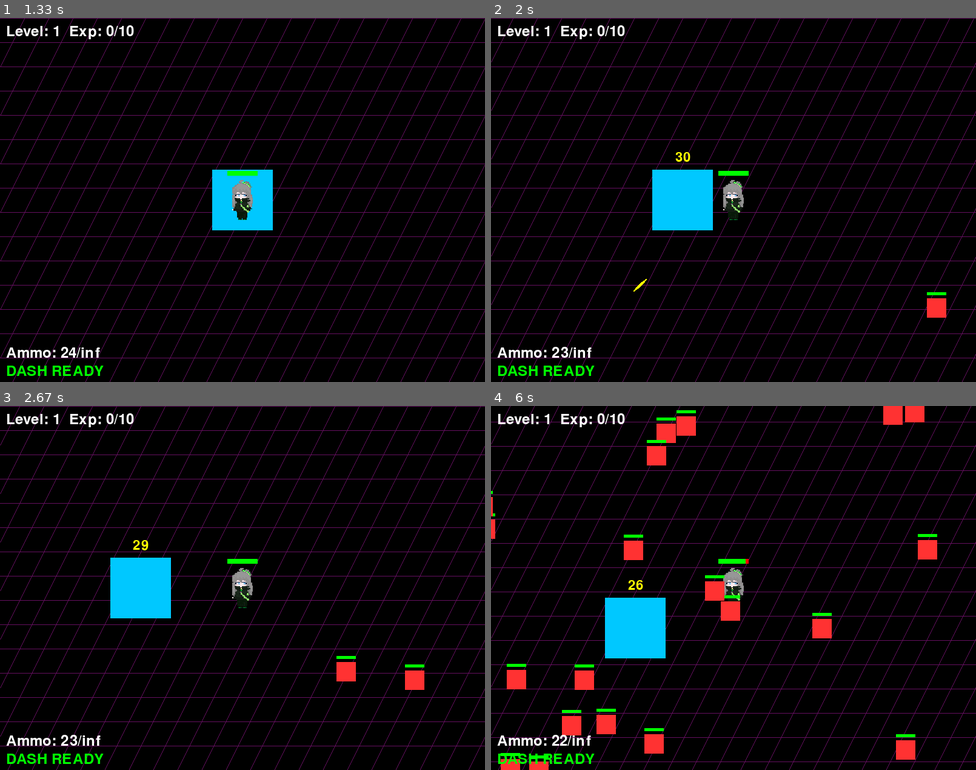
Above: before the commit, frames 1-4 (two rows, left to right).
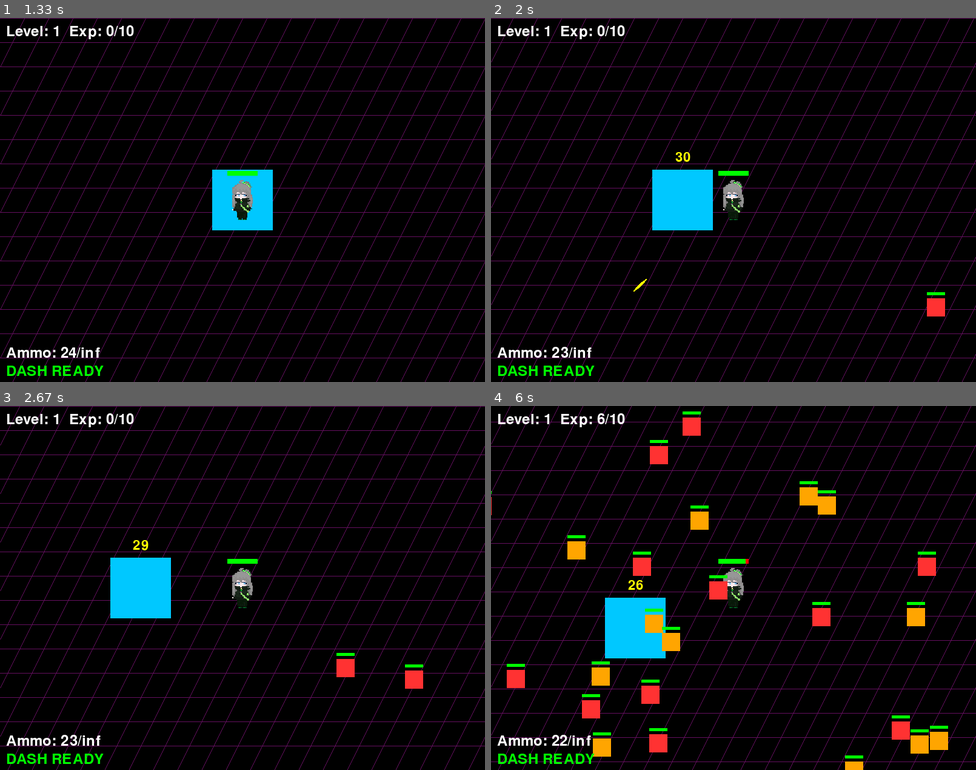
Above: after the commit, the same moments.

Repository: playker09/pygame-project
Game: pygame game, started from scenes/main.py
The game is run twice, just before and just after one commit, with the same random seed, the same clock (stepped at 60 frames per second) and the same inputs.
Inputs (mouse positions are in pixels of both pictures, inside the frame that each line leads up to):
- Up to frame 1 (1.33 s): click "Start" at 0.38 s; click "DMR" at 0.72 s; click "Level: 1 Exp: 0/10" at 1.05 s
- Up to frame 2 (2 s): hold R 1.33-1.8 s; hold D 1.33-1.8 s; tap E at 1.48 s; click "DASH READY" at 1.88 s
- Up to frame 3 (2.67 s): hold D 2.17-2.63 s; move the mouse to (92, 533) at 2.2 s
- Up to frame 4 (6 s): hold W 2.67-2.97 s; tap E at 2.82, 4.22, 5.32 s; hold D 3-3.47 s; hold A 3.5-4.03 s; hold S 4.07-4.37 s; click (743, 464) at 4.45 s; hold A 4.73-5.13 s; hold W 5.17-5.53 s; hold D from 5.57 s (still down)

Frame 1 is identical in both runs. In frame 2, less than 0.1% of the frame differs, in the area x 89-94%, y 75-83%; in frame 3, 0.2%; in frame 4, 6.8%, in the area x 0-95%, y 0-100%.

Commit message:
sound 추가

Diff:
--- a/classes/entity.py
+++ b/classes/entity.py
@@ -12,7 +12,7 @@
 
 
 class Enemy(pygame.sprite.Sprite):
-    def __init__(self, x, y, size=30, speed=3, max_hp=2, damage=3, damage_cooldown=1000):
+    def __init__(self, x, y, size=30, speed=2.5, max_hp=2, damage=5, damage_cooldown=900):
         super().__init__()
         self.image = pygame.Surface((size, size))
         self.image.fill(ENEMY_COLOR)
@@ -63,6 +63,16 @@
         hp_ratio = self.hp / self.max_hp
         pygame.draw.rect(surface, (255, 0, 0), (bar_x, bar_y, bar_width, bar_height))
         pygame.draw.rect(surface, (0, 255, 0),(bar_x, bar_y, bar_width * hp_ratio, bar_height))
+
+class FastEnemy(Enemy):
+    def __init__(self, x, y):
+        super().__init__(x, y, max_hp=2, speed=3.2, damage=3, damage_cooldown=500)
+        self.image.fill((255, 165, 0))  # 주황색
+
+class TankEnemy(Enemy):
+    def __init__(self, x, y):
+        super().__init__(x, y, max_hp=10, speed=2, damage=7, damage_cooldown=1500, size=45)
+        self.image.fill((128, 0, 128))  # 보라색
 
 class Wall(pygame.sprite.Sprite):
     def __init__(self, x, y):
@@ -167,7 +177,7 @@
 def spawn_enemies(
         player, enemies, all_sprites,
         spawn_timer, current_time,
-        base_interval=300,          # 기본 스폰 주기 (tick 단위)
+        base_interval=180,          # 기본 스폰 주기 (tick 단위)
         base_num=5,                # 기본 스폰 수
         margin=600,                 # 플레이어 최소 거리
         spawn_radius=1200,          # 최대 거리
@@ -200,12 +210,17 @@
                     spawn_y = max(0, min(MAP_HEIGHT - enemy_size, spawn_y))
 
                     # 새 적 생성
-                    new_enemy = Enemy(
-                        spawn_x, spawn_y,
-                        size=enemy_size,
-                        speed=enemy_speed,
-                        max_hp=1 + level_scale
-                    )
+                    enemy_class = random.choices(
+                        [Enemy, FastEnemy, TankEnemy],
+                        weights=[0.7, 0.29, 0.01],  # 등장 확률 조정
+                        k=1
+                    )[0]
+
+                    new_enemy = enemy_class(spawn_x, spawn_y)
+
+                    # HP 스케일 적용 (기존 level_scale)
+                    new_enemy.max_hp += int(level_scale)
+                    new_enemy.hp = new_enemy.max_hp
 
                     if not pygame.sprite.spritecollideany(new_enemy, enemies):
                         enemies.add(new_enemy)
--- a/classes/player.py
+++ b/classes/player.py
@@ -6,7 +6,7 @@
 class Player(pygame.sprite.Sprite):
     def __init__(self):
         super().__init__()
-        self.original_image = pygame.image.load("image//player.png").convert_alpha()
+        self.original_image = pygame.image.load("assets//image//player.png").convert_alpha()
         self.original_image = pygame.transform.scale(self.original_image, (34, 66))
         self.image = self.original_image.copy()
         self.rect = self.image.get_rect(center=(MAP_WIDTH/2, MAP_HEIGHT/2))
@@ -26,8 +26,8 @@
         # 주무기 & 무기 선택
         self.weapons = {
             "dmr": Weapon("DMR", fire_rate=130, spread=1, mode="single", mag_size=25, reload_time=900, damage=3.5),
-            "smg": Weapon("SMG", fire_rate=100, spread=5, mode="auto", reload_time=1200),
-            "rifle": Weapon("Rifle", fire_rate=200, spread=3, mode="auto", reload_time= 1600, damage=2.5),
+            "smg": Weapon("SMG", fire_rate=90, spread=5, mode="auto", reload_time=1200),
+            "rifle": Weapon("Rifle", fire_rate=120, spread=3, mode="auto", reload_time= 1600, damage=2.5),
             "shotgun": Weapon("Shotgun", fire_rate=700, spread=15, mode="shotgun", pellet_count=10,damage=1.5)
         }
         self.primary_weapon = None
--- a/classes/upgrade.py
+++ b/classes/upgrade.py
@@ -144,7 +144,7 @@
     font = pygame.font.SysFont("malgungothic", 24)
     small_font = pygame.font.SysFont("malgungothic", 18)
 
-    ui_width, ui_height = 500, 400
+    ui_width, ui_height = 500, 360
     overlay = pygame.Surface((ui_width, ui_height))
     overlay.fill((50, 50, 50))
     overlay.set_alpha(230)
--- a/classes/weapon.py
+++ b/classes/weapon.py
@@ -1,5 +1,8 @@
 import math, random
+import pygame
 from classes.bullet import Bullet
+
+pygame.mixer.init()
 
 class Weapon:
     def __init__(self, name, fire_rate, spread, mode="single", burst_count=3, pellet_count=5,
@@ -21,6 +24,7 @@
         self.reload_time = reload_time  # ms
         self.is_reloading = False
         self.reload_start_time = 0
+        self.reload_channel = pygame.mixer.Channel(1)
 
     def shoot(self, px, py, mx, my, camera, bullets, current_time):
         # 탄창 비었으면 발사 불가
@@ -33,6 +37,8 @@
         if self.is_reloading:
             self.is_reloading = False
             self.reload_start_time = 0
+            if hasattr(self, "reload_channel"):
+                self.reload_channel.stop()  # 재장전 소리 끊기
 
         if current_time - self.last_shot < self.fire_rate:
             return
@@ -70,6 +76,13 @@
         self.is_reloading = True
         self.reload_start_time = current_time
 
+        reload_sfx = pygame.mixer.Sound("assets//sfx//smg_reload.wav")
+        reload_sfx.set_volume(0.3)
+
+        # 채널에 올려서 재생 → 나중에 끊을 수 있음
+        self.reload_channel.play(reload_sfx)
+
+
     def update(self, current_time):
         # 장전 중이면 장전 시간 체크
         if self.is_reloading and current_time - self.reload_start_time >= self.reload_time:
@@ -90,3 +103,6 @@
         sdy = dx * sin_a + dy * cos_a
 
         bullets.add(Bullet(px, py, sdx, sdy, damage=damage, max_pierce=self.pierce_level))
+        shoot_sfx = pygame.mixer.Sound("assets//sfx//smg_shoot.wav")
+        shoot_sfx.set_volume(0.2)
+        shoot_sfx.play(maxtime=700)
--- a/scenes/main.py
+++ b/scenes/main.py
@@ -25,6 +25,29 @@
 # FPS
 clock = pygame.time.Clock()
 FPS = 60
+
+pygame.mixer.init()
+game_state = "lobby"  # play, upgrade, game_over, prepare, lobby
+ingame_bgm = pygame.mixer.Sound("assets//sfx//bgm1.wav")
+ingame_bgm.set_volume(0.3)
+
+current_music_state = None  # 지금 어떤 상태에서 음악이 재생되고 있는지 기록
+
+def update_music(game_state):
+    global current_music_state
+
+    if game_state in ["play", "upgrade"]:
+        if current_music_state != "ingame_bgm":
+            pygame.mixer.music.stop()
+            ingame_bgm.play(-1)  # 무한 반복
+            current_music_state = "ingame_bgm"
+    else:
+        if current_music_state is not None:
+            pygame.mixer.music.stop()
+            current_music_state = None
+
+
+# hit_sfx = pygame.mixer.Sound("assets/sfx/hit.wav")
 
 def main():
     global game_state # play, upgrade, game_over, prepare, lobby
@@ -56,6 +79,7 @@
     upgrade_ui = None
 
     while True:
+        update_music(game_state)
         dt = clock.tick(FPS) / 1000.0
         WIN.fill((0,0,0))
         current_time = pygame.time.get_ticks()
@@ -78,6 +102,7 @@
                         if chosen_upgrade not in player.upgrades[category]:
                             player.upgrades[category].append(chosen_upgrade)
                         game_state = "play"
+                        pygame.mixer.Sound("assets//sfx//click.mp3").play()
 
 
             # 장전
@@ -181,8 +206,10 @@
             if player.rect.colliderect(orb.rect):
                 level_up = player.gain_exp(orb.value)  # 경험치 획득
                 orb.kill()
+                pygame.mixer.Sound("assets//sfx//exp2.mp3").play()
                 if level_up:
                     game_state = "upgrade"
+                    pygame.mixer.Sound("assets//sfx//level_up.mp3").play()
                     upgrade_choices = generate_upgrades(player)
                     btn_rects = draw_upgrade_ui(WIN, player, upgrade_choices)
 
Renamed: image/player.png -> assets/image/player.png
Not shown, added: assets/sfx/bgm1.wav
Not shown, added: assets/sfx/bgm2.mp3
Not shown, added: assets/sfx/click.mp3
Not shown, added: assets/sfx/exp1.mp3
Not shown, added: assets/sfx/exp2.mp3
Not shown, added: assets/sfx/level_up.mp3
Not shown, added: assets/sfx/shot.mp3
Not shown, added: assets/sfx/smg_reload.wav
Not shown, added: assets/sfx/smg_shoot.wav
